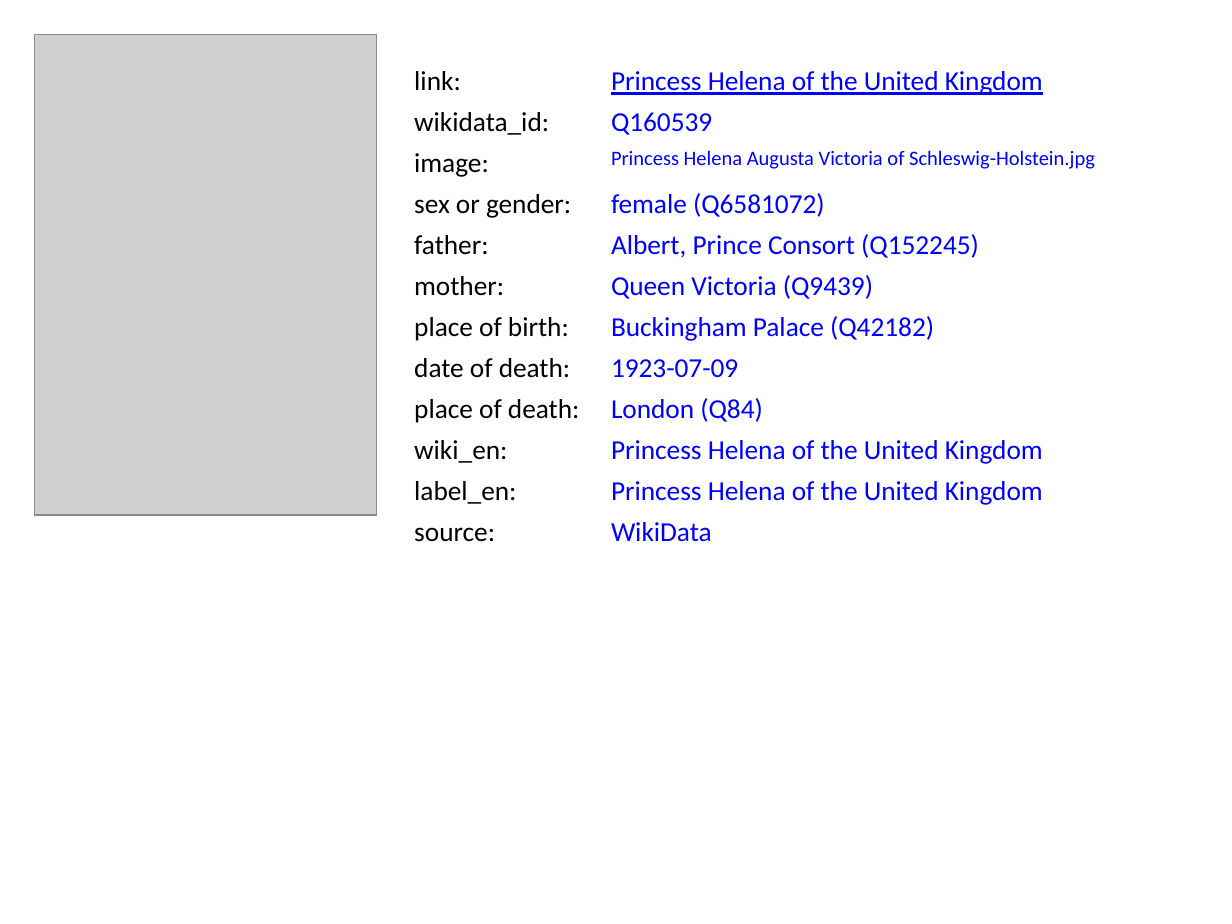
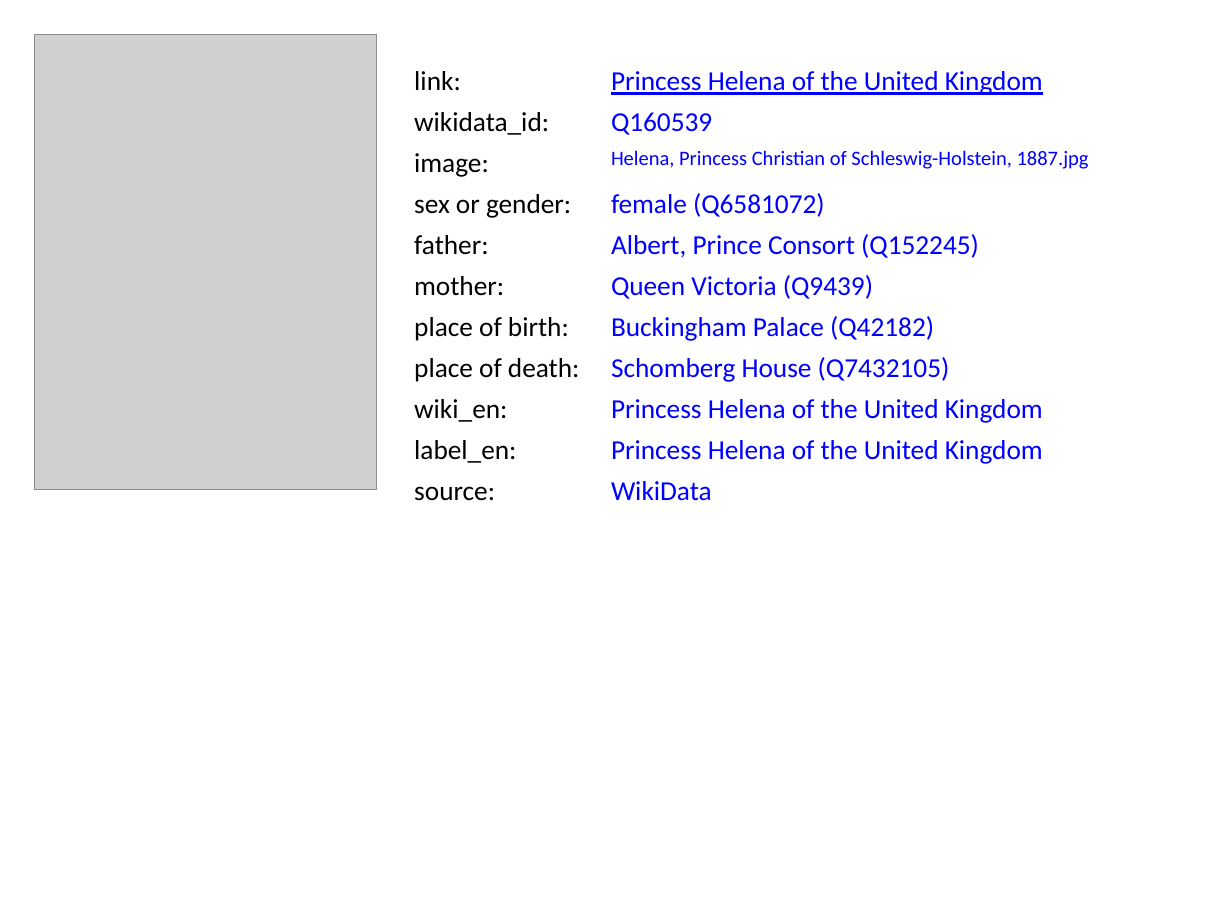
Before and after one commit to BITPlan/com.bitplan.simplegraph, a slide deck: slide 6 of simplegraph-powerpoint/QueenVictoria.pptx. Drawn at 1232x924 pixels with LibreOffice and Linux fonts; fonts in the diff are those of the drawing; grey boxes stand for pictures. Boxes give left, top, right and bottom in pixels: in the first picture for what was removed or moved away, otherwise in the second. Text is boxed around its words. In the diff, an @@ line names an element or a change of style, - is before the commit and + after.

```diff
--- a/simplegraph-powerpoint/QueenVictoria.pptx
+++ b/simplegraph-powerpoint/QueenVictoria.pptx
@@ picture resized from (x1=34, y1=34, x2=377, y2=515) to (x1=34, y1=34, x2=377, y2=489) @@
@@ text at (x1=611, y1=150, x2=1089, y2=169): text changed @@
-Princess Helena Augusta Victoria of Schleswig-Holstein.jpg
+Helena, Princess Christian of Schleswig-Holstein, 1887.jpg
@@ text at (x1=414, y1=317, x2=579, y2=378): text changed @@
-date of death:
+place of death:
@@ text at (x1=611, y1=357, x2=950, y2=382): text changed @@
-1923-07-09
+Schomberg House (Q7432105)
@@ text "Princess Helena of the United ..." moved from (x1=611, y1=481, x2=1043, y2=505) to (x1=611, y1=399, x2=1043, y2=423) @@
@@ text at (x1=414, y1=399, x2=507, y2=422): text changed @@
-wiki_en:
+label_en:
@@ text at (x1=414, y1=399, x2=516, y2=463): text changed @@
-place of death:
+wiki_en:
@@ text removed at (x1=611, y1=398, x2=763, y2=422) @@
-London (Q84)
@@ text "source:" moved from (x1=414, y1=527, x2=495, y2=542) to (x1=414, y1=486, x2=495, y2=501) @@
@@ text removed at (x1=414, y1=440, x2=507, y2=463) @@
-label_en:
@@ text "WikiData" moved from (x1=611, y1=522, x2=712, y2=542) to (x1=611, y1=481, x2=712, y2=501) @@
```
Also in this commit, not shown: 9 other slides changed, 7 other files.
